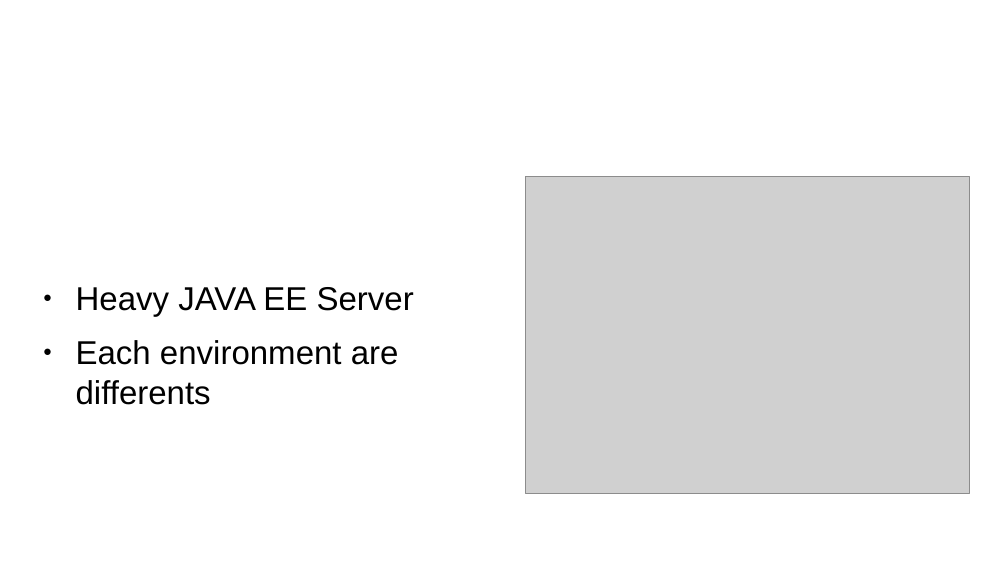
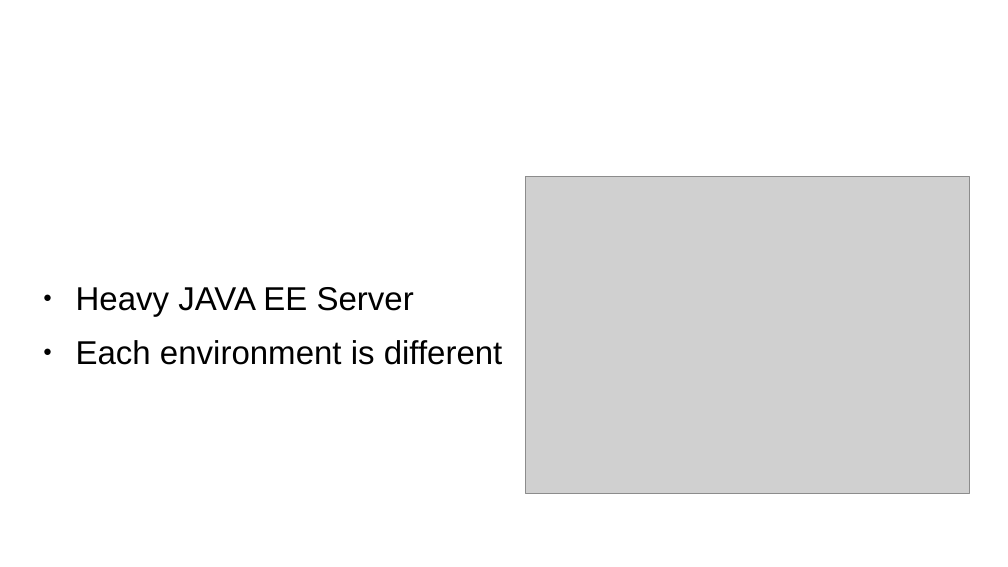
Before and after one commit to BaptisteMeynier/Kubernetes-Presentation, a slide deck: slide 4 of doc/presentationKube.odp. Drawn at 1008x567 pixels with LibreOffice and Linux fonts; fonts in the diff are those of the drawing; grey boxes stand for pictures; background and template pictures are left out. Boxes give left, top, right and bottom in pixels: in the first picture for what was removed or moved away, otherwise in the second. Text is boxed around its words. In the diff, an @@ line names an element or a change of style, - is before the commit and + after.

```diff
--- a/doc/presentationKube.odp
+++ b/doc/presentationKube.odp
@@ text at bbox=[76, 340, 503, 365]: text changed @@
-● Each environment are differents
+● Each environment is different
```
Also in this commit, not shown: 5 other slides changed, 20 other files.
